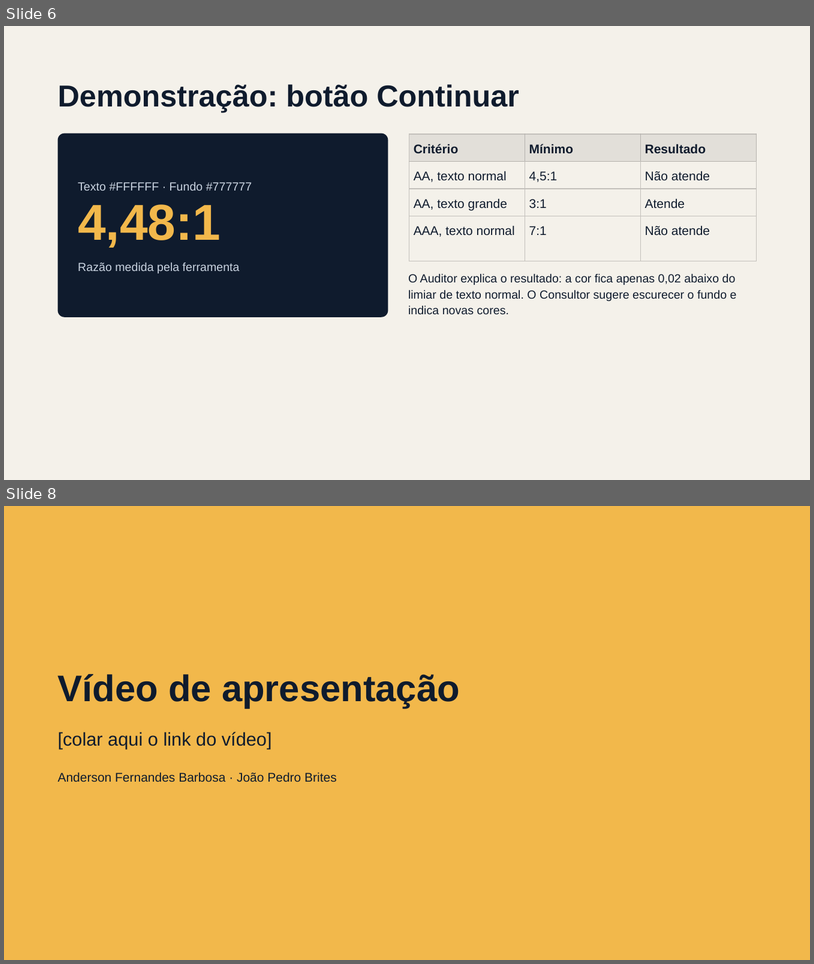
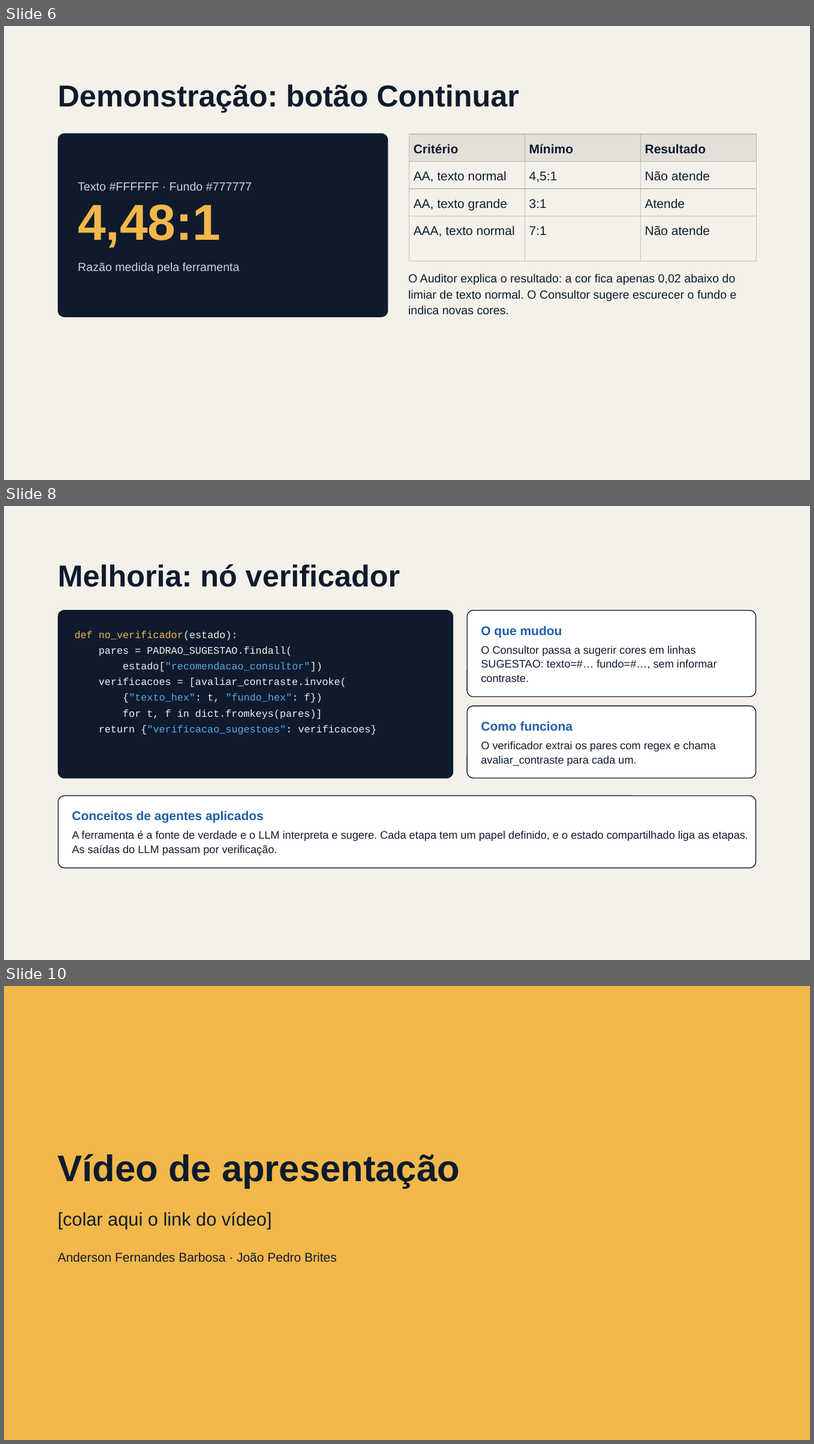
Before and after one commit to Fernanderson123/Trabalho-Pr-tico-06---Agentes-Inteligentes, a slide deck: TP06 — Assistente de Acessibilidade.pptx. Shown one above the other, each under a label of ours: slides 6 and 8 before the commit, slides 6, 8 and 10 after it; the slides between them are not shown. The pictures are 814x964 and 814x1444 pixels, drawn with LibreOffice and Linux fonts; fonts in the diff are those of the drawing. Boxes give left, top, right and bottom in pixels: in the first picture for what was removed or moved away, otherwise in the second. Text is boxed around its words. In the diff, an @@ line names an element or a change of style, - is before the commit and + after.

```diff
--- a/TP06 — Assistente de Acessibilidade.pptx
+++ b/TP06 — Assistente de Acessibilidade.pptx
@@ slide 8 added at box(4, 506, 810, 960), background #F4F1EA @@
@@ title added at box(58, 564, 400, 587), 36 pt, text #0F1B2D, bold @@
+Melhoria: nó verificador
@@ rounded rectangle added at box(58, 610, 453, 778), fill #0F1B2D, 12 pt, text #F4F1EA @@
+def no_verificador(estado):
+pares = PADRAO_SUGESTAO.findall(
+estado["recomendacao_consultor"])
+verificacoes = [avaliar_contraste.invoke(
+{"texto_hex": t, "fundo_hex": f})
+for t, f in dict.fromkeys(pares)]
+return {"verificacao_sugestoes": verificacoes}
@@ rounded rectangle added at box(467, 610, 756, 697), fill #FFFFFF, outline #0F1B2D 1 pt @@
@@ text added at box(481, 625, 563, 637), 15 pt, text #1F5FA8, bold @@
+O que mudou
@@ text added at box(481, 645, 717, 682), 13 pt, text #0F1B2D @@
+O Consultor passa a sugerir cores em linhas SUGESTAO: texto=#… fundo=#…, sem informar contraste.
@@ rounded rectangle added at box(467, 706, 756, 778), fill #FFFFFF, outline #0F1B2D 1 pt @@
@@ text added at box(481, 721, 573, 731), 15 pt, text #1F5FA8, bold @@
+Como funciona
@@ text added at box(481, 741, 716, 766), 13 pt, text #0F1B2D @@
+O verificador extrai os pares com regex e chama avaliar_contraste para cada um.
@@ rounded rectangle added at box(59, 796, 756, 868), fill #FFFFFF, outline #0F1B2D 1 pt @@
@@ text added at box(72, 810, 264, 823), 15 pt, text #1F5FA8, bold @@
+Conceitos de agentes aplicados
@@ text added at box(72, 830, 749, 855), 13 pt, text #0F1B2D @@
+A ferramenta é a fonte de verdade e o LLM interpreta e sugere. Cada etapa tem um papel definido, e o estado compartilhado liga as etapas. As saídas do LLM passam por verificação.
@@ what was slide 8 is now slide 10 @@
```
Also in this commit, not shown: 3 slides changed, 2 other slides added, 1 slide removed.
